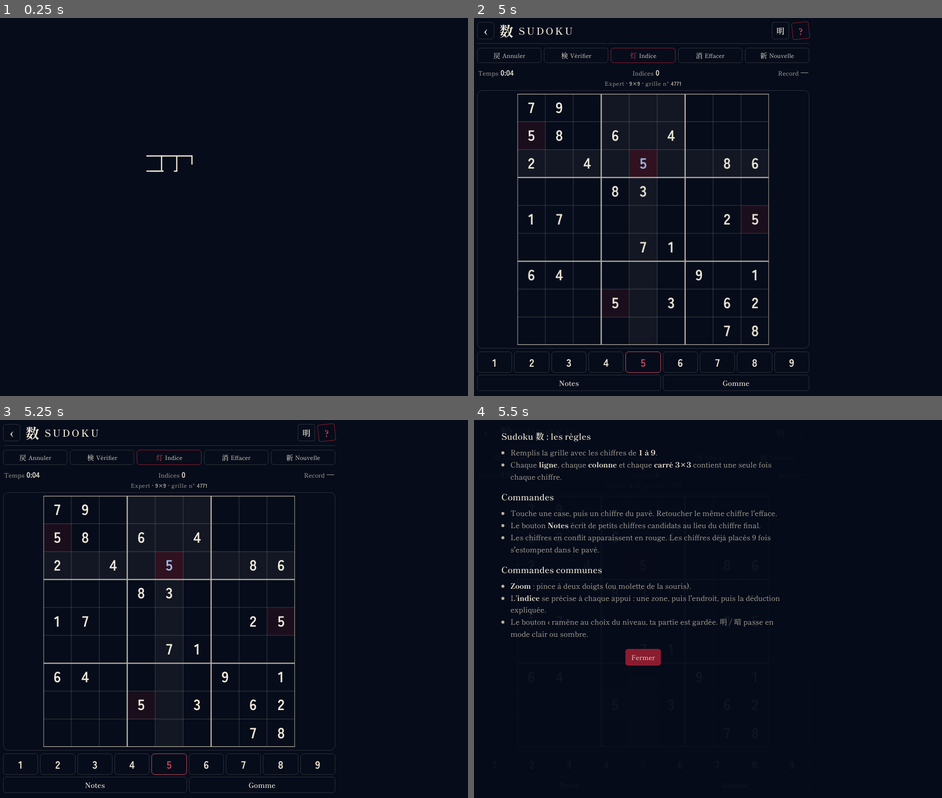
Above: before the commit, frames 1-4 (two rows, left to right).
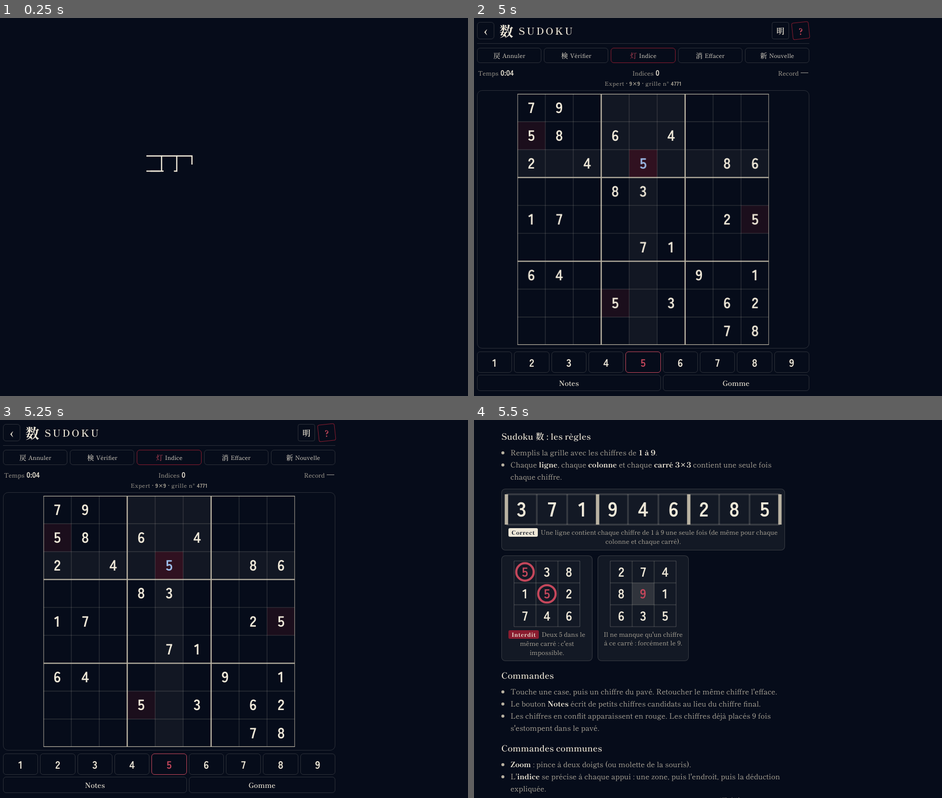
Above: after the commit, the same moments.

Repository: farahboudaoud-sketch/Sudoku
Game: browser game, page www/index.html
The game is run twice, just before and just after one commit, with the same random seed, the same clock (stepped at 60 frames per second) and the same inputs.
Inputs (mouse positions are in pixels of both pictures, inside the frame that each line leads up to):
- Up to frame 1 (0.25 s): no input
- Up to frame 2 (5 s): move the mouse to (642, 222) at 1.07 s; tap Ctrl every 0.5 s from 1.1 to 4.6 s; click (642, 248) at 1.27 s; move the mouse to (614, 191) at 1.67 s; click "極 Expert 9×9 · raisonnement p…" at 1.87 s; click "Notes" at 2.02 s; press the mouse at (693, 180) at 2.27 s; release the mouse at (642, 169) at 2.4 s; click "戻 Annuler" at 2.47 s; move the mouse to (679, 267) at 2.87 s; click "消 Effacer" at 3.07 s; move the mouse to (581, 282) at 3.47 s; click "検 Vérifier" at 3.67 s; press the mouse at (642, 169) at 4.07 s; release the mouse at (619, 305) at 4.2 s; click "8" at 4.27 s; click "Notes" at 4.52 s; move the mouse to (717, 233) at 4.67 s; click "5" at 4.87 s
- Up to frame 3 (5.25 s): tap Ctrl at 5.1 s
- Up to frame 4 (5.5 s): move the mouse to (567, 620) at 5.27 s; click "?" at 5.47 s

Frames 1-3 are identical in both runs. In frame 4, 7.5% of the frame differs, in the area x 5-67%, y 18-100%.

Commit message:
Règles illustrées : schémas « correct » et « interdit »
Co-Authored-By: Claude Opus 5.5 <noreply@anthropic.com>
Claude-Session: https://claude.ai/code/session_016j6hMFtTYNLkBSR13wAwat

Diff:
--- a/src/core.js
+++ b/src/core.js
@@ -13,6 +13,22 @@
 let G = null;              // current game module
 let st = null;             // current game state (saved)
 let inGame = false, undo = [], hint = null, flashWrong = null, won = false, fresh = null;
+
+
+// ---------- small illustrations for the rules ----------
+function ruleFig(inner, vw, vh, caption, mark, wide) {
+  const tag = mark === 'ok' ? '<b class="rk ok">Correct</b>' : mark === 'no' ? '<b class="rk no">Interdit</b>' : '';
+  return `<figure class="rfig${wide ? ' wide' : ''}"><svg viewBox="0 0 ${vw} ${vh}" aria-hidden="true">${inner}</svg><figcaption>${tag}${caption}</figcaption></figure>`;
+}
+function figGrid(W, H, s, x0, y0, bold) {
+  x0 = x0 || 0; y0 = y0 || 0;
+  let o = '';
+  for (let r = 0; r <= H; r++) o += `<line class="${bold && bold(r, 'r') ? 'fb' : 'fl'}" x1="${x0}" y1="${y0 + r * s}" x2="${x0 + W * s}" y2="${y0 + r * s}"/>`;
+  for (let c = 0; c <= W; c++) o += `<line class="${bold && bold(c, 'c') ? 'fb' : 'fl'}" x1="${x0 + c * s}" y1="${y0}" x2="${x0 + c * s}" y2="${y0 + H * s}"/>`;
+  return o;
+}
+const figNum = (x, y, n, cls, size) => `<text class="ft ${cls || ''}" x="${x}" y="${y + (size || 14) * 0.36}" style="font-size:${size || 14}px">${n}</text>`;
+const figFigs = (...f) => `<div class="rfigs">${f.join('')}</div>`;
 
 function fmt(ms) {
   const s = Math.floor(ms / 1000);
--- a/src/sudoku.js
+++ b/src/sudoku.js
@@ -244,12 +244,30 @@
     });
     document.getElementById('sdNotes').classList.toggle('on', notesMode);
   }
+  const FIGS = (() => {
+    const s = 18;
+    const row = [3, 7, 1, 9, 4, 6, 2, 8, 5];
+    let a = figGrid(9, 1, s, 0, 0, (k, t) => t === 'c' && k % 3 === 0);
+    row.forEach((d, k) => a += figNum(k * s + s / 2, s / 2, d, '', 12));
+    const box = [[5, 3, 8], [1, 5, 2], [7, 4, 6]];
+    let b = figGrid(3, 3, s * 1.4, 0, 0);
+    box.forEach((l, r) => l.forEach((d, c) => b += figNum(c * s * 1.4 + s * .7, r * s * 1.4 + s * .7, d, d === 5 ? 'r' : '', 15)));
+    b += `<circle class="frs" cx="${s * .7}" cy="${s * .7}" r="10"/><circle class="frs" cx="${s * 1.4 + s * .7}" cy="${s * 1.4 + s * .7}" r="10"/>`;
+    const box2 = [[2, 7, 4], [8, 0, 1], [6, 3, 5]];
+    let c = figGrid(3, 3, s * 1.4, 0, 0);
+    box2.forEach((l, r) => l.forEach((d, k) => { if (d) c += figNum(k * s * 1.4 + s * .7, r * s * 1.4 + s * .7, d, '', 15); }));
+    c += `<rect class="fh" x="${s * 1.4}" y="${s * 1.4}" width="${s * 1.4}" height="${s * 1.4}"/>` + figNum(s * 1.4 + s * .7, s * 1.4 + s * .7, 9, 'r', 15);
+    return figFigs(
+      ruleFig(a, 9 * s, s, 'Une ligne contient chaque chiffre de 1 à 9 une seule fois (de même pour chaque colonne et chaque carré).', 'ok', true),
+      ruleFig(b, 3 * s * 1.4, 3 * s * 1.4, 'Deux 5 dans le même carré : c\'est impossible.', 'no'),
+      ruleFig(c, 3 * s * 1.4, 3 * s * 1.4, 'Il ne manque qu\'un chiffre à ce carré : forcément le 9.'));
+  })();
   registerGame({
     id: 'sudoku', name: 'Sudoku', kanji: '数', winText: 'Grille complète',
     levels: LV,
     rules: `<h3 style="margin-top:0">Sudoku 数 : les règles</h3><ul>
       <li>Remplis la grille avec les chiffres de <b>1 à 9</b>.</li>
-      <li>Chaque <b>ligne</b>, chaque <b>colonne</b> et chaque <b>carré 3×3</b> contient une seule fois chaque chiffre.</li></ul>
+      <li>Chaque <b>ligne</b>, chaque <b>colonne</b> et chaque <b>carré 3×3</b> contient une seule fois chaque chiffre.</li></ul>${FIGS}
       <h3>Commandes</h3><ul>
       <li>Touche une case, puis un chiffre du pavé. Retoucher le même chiffre l'efface.</li>
       <li>Le bouton <b>Notes</b> écrit de petits chiffres candidats au lieu du chiffre final.</li>
--- a/src/template.html
+++ b/src/template.html
@@ -40,6 +40,7 @@
 .gl.b{stroke:var(--ink2);stroke-width:2.6}
 #pad{flex-shrink:0}
 body.arcade .actions{display:none}
+body.arcade #rulesCommon{display:none}
 body.arcade #win{background:var(--veil)}
 body.nohints #hintBtn,body.nohints #verifyBtn,body.nohints .stats .hc{display:none}
 #hintBox{display:none;margin-top:6px;min-height:0;border-left:3px solid var(--red);background:var(--tint);padding:7px 10px;border-radius:0 6px 6px 0;font-size:13.5px;line-height:1.45;align-items:center;gap:10px;justify-content:space-between;flex-shrink:0}
@@ -99,12 +100,34 @@
 #winRecord{color:var(--red2)!important}
 #loading{position:absolute;inset:0;display:none;place-items:center;color:var(--ink2);font-size:14px;letter-spacing:.1em;background:var(--navy2);z-index:3}
 #loading.on{display:grid}
-#rules{position:fixed;inset:0;z-index:10;background:var(--veil2);display:none;overflow:auto;padding:calc(20px + env(safe-area-inset-top)) 20px 20px}
+#rules{position:fixed;inset:0;z-index:10;background:var(--navy2);display:none;overflow:auto;padding:calc(20px + env(safe-area-inset-top)) 20px 20px}
 #rules.on{display:block}
 .rulescard{max-width:560px;margin:0 auto;font-size:14.5px;line-height:1.65;color:var(--ink2)}
 .rulescard h3{margin:14px 0 6px;color:var(--ink);font-weight:600;font-size:17px}
 .rulescard ul{margin:0;padding-left:18px}
 .rulescard b{color:var(--ink)}
+.rfigs{display:grid;grid-template-columns:repeat(auto-fit,minmax(150px,1fr));gap:10px;margin:12px 0 6px}
+.rfig{margin:0;border:1px solid var(--ink3);border-radius:8px;padding:10px 8px 8px;text-align:center;background:var(--tint)}
+.rfig.wide{grid-column:1/-1}
+.rfig.wide svg{max-height:60px}
+.rfig svg{width:100%;height:auto;max-height:130px;display:block;margin:0 auto 6px;overflow:visible}
+.rfig figcaption{font-size:12.5px;line-height:1.4;color:var(--ink2)}
+.rk{display:inline-block;font-size:11px;letter-spacing:.06em;margin-right:5px;padding:1px 6px;border-radius:3px}
+.rk.ok{background:var(--ink);color:var(--navy2)}
+.rk.no{background:var(--red);color:var(--paper)}
+.rfig .fl{stroke:var(--ink3);stroke-width:1}
+.rfig .fb{stroke:var(--ink2);stroke-width:2}
+.rfig .fi{fill:var(--ink)}
+.rfig .fn{fill:var(--navy2)}
+.rfig .fh{fill:var(--ink);fill-opacity:.13}
+.rfig .fr{fill:var(--red2)}
+.rfig .frs{stroke:var(--red2);fill:none;stroke-width:2.5}
+.rfig .fs{stroke:var(--ink);fill:none;stroke-width:2.2;stroke-linecap:round}
+.rfig .fd{stroke:var(--ink2);fill:none;stroke-width:1.5;stroke-dasharray:3 3}
+.rfig .ft{fill:var(--ink);font-family:'Chiffres',sans-serif;font-weight:700;text-anchor:middle}
+.rfig .ft.n{fill:var(--navy2)}
+.rfig .ft.r{fill:var(--red2)}
+.rfig .ft.m{fill:var(--ink2)}
 #intro{position:fixed;inset:0;z-index:20;background:var(--navy2);display:grid;place-items:center;transition:opacity .6s ease}
 #intro.out{opacity:0;pointer-events:none}
 #intro svg{width:min(70vw,300px);height:auto;overflow:visible}
@@ -188,12 +211,12 @@
 </div>
 <div id="rules"><div class="rulescard">
   <div id="rulesBody"></div>
-  <h3>Commandes communes</h3>
+  <div id="rulesCommon"><h3>Commandes communes</h3>
   <ul>
     <li><b>Zoom</b> : pince à deux doigts (ou molette de la souris).</li>
     <li>L'<b>indice</b> se précise à chaque appui : une zone, puis l'endroit, puis la déduction expliquée.</li>
     <li>Le bouton ‹ ramène au choix du niveau, ta partie est gardée. 明 / 暗 passe en mode clair ou sombre.</li>
-  </ul>
+  </ul></div>
   <p style="text-align:center;margin-top:18px"><button class="small" id="rulesClose">Fermer</button></p>
 </div></div>
 <script>
--- a/www/index.html
+++ b/www/index.html
@@ -47,6 +47,7 @@
 .gl.b{stroke:var(--ink2);stroke-width:2.6}
 #pad{flex-shrink:0}
 body.arcade .actions{display:none}
+body.arcade #rulesCommon{display:none}
 body.arcade #win{background:var(--veil)}
 body.nohints #hintBtn,body.nohints #verifyBtn,body.nohints .stats .hc{display:none}
 #hintBox{display:none;margin-top:6px;min-height:0;border-left:3px solid var(--red);background:var(--tint);padding:7px 10px;border-radius:0 6px 6px 0;font-size:13.5px;line-height:1.45;align-items:center;gap:10px;justify-content:space-between;flex-shrink:0}
@@ -106,12 +107,34 @@
 #winRecord{color:var(--red2)!important}
 #loading{position:absolute;inset:0;display:none;place-items:center;color:var(--ink2);font-size:14px;letter-spacing:.1em;background:var(--navy2);z-index:3}
 #loading.on{display:grid}
-#rules{position:fixed;inset:0;z-index:10;background:var(--veil2);display:none;overflow:auto;padding:calc(20px + env(safe-area-inset-top)) 20px 20px}
+#rules{position:fixed;inset:0;z-index:10;background:var(--navy2);display:none;overflow:auto;padding:calc(20px + env(safe-area-inset-top)) 20px 20px}
 #rules.on{display:block}
 .rulescard{max-width:560px;margin:0 auto;font-size:14.5px;line-height:1.65;color:var(--ink2)}
 .rulescard h3{margin:14px 0 6px;color:var(--ink);font-weight:600;font-size:17px}
 .rulescard ul{margin:0;padding-left:18px}
 .rulescard b{color:var(--ink)}
+.rfigs{display:grid;grid-template-columns:repeat(auto-fit,minmax(150px,1fr));gap:10px;margin:12px 0 6px}
+.rfig{margin:0;border:1px solid var(--ink3);border-radius:8px;padding:10px 8px 8px;text-align:center;background:var(--tint)}
+.rfig.wide{grid-column:1/-1}
+.rfig.wide svg{max-height:60px}
+.rfig svg{width:100%;height:auto;max-height:130px;display:block;margin:0 auto 6px;overflow:visible}
+.rfig figcaption{font-size:12.5px;line-height:1.4;color:var(--ink2)}
+.rk{display:inline-block;font-size:11px;letter-spacing:.06em;margin-right:5px;padding:1px 6px;border-radius:3px}
+.rk.ok{background:var(--ink);color:var(--navy2)}
+.rk.no{background:var(--red);color:var(--paper)}
+.rfig .fl{stroke:var(--ink3);stroke-width:1}
+.rfig .fb{stroke:var(--ink2);stroke-width:2}
+.rfig .fi{fill:var(--ink)}
+.rfig .fn{fill:var(--navy2)}
+.rfig .fh{fill:var(--ink);fill-opacity:.13}
+.rfig .fr{fill:var(--red2)}
+.rfig .frs{stroke:var(--red2);fill:none;stroke-width:2.5}
+.rfig .fs{stroke:var(--ink);fill:none;stroke-width:2.2;stroke-linecap:round}
+.rfig .fd{stroke:var(--ink2);fill:none;stroke-width:1.5;stroke-dasharray:3 3}
+.rfig .ft{fill:var(--ink);font-family:'Chiffres',sans-serif;font-weight:700;text-anchor:middle}
+.rfig .ft.n{fill:var(--navy2)}
+.rfig .ft.r{fill:var(--red2)}
+.rfig .ft.m{fill:var(--ink2)}
 #intro{position:fixed;inset:0;z-index:20;background:var(--navy2);display:grid;place-items:center;transition:opacity .6s ease}
 #intro.out{opacity:0;pointer-events:none}
 #intro svg{width:min(70vw,300px);height:auto;overflow:visible}
@@ -214,12 +237,12 @@
 </div>
 <div id="rules"><div class="rulescard">
   <div id="rulesBody"></div>
-  <h3>Commandes communes</h3>
+  <div id="rulesCommon"><h3>Commandes communes</h3>
   <ul>
     <li><b>Zoom</b> : pince à deux doigts (ou molette de la souris).</li>
     <li>L'<b>indice</b> se précise à chaque appui : une zone, puis l'endroit, puis la déduction expliquée.</li>
     <li>Le bouton ‹ ramène au choix du niveau, ta partie est gardée. 明 / 暗 passe en mode clair ou sombre.</li>
-  </ul>
+  </ul></div>
   <p style="text-align:center;margin-top:18px"><button class="small" id="rulesClose">Fermer</button></p>
 </div></div>
 <script>
@@ -238,6 +261,22 @@
 let G = null;              // current game module
 let st = null;             // current game state (saved)
 let inGame = false, undo = [], hint = null, flashWrong = null, won = false, fresh = null;
+
+
+// ---------- small illustrations for the rules ----------
+function ruleFig(inner, vw, vh, caption, mark, wide) {
+  const tag = mark === 'ok' ? '<b class="rk ok">Correct</b>' : mark === 'no' ? '<b class="rk no">Interdit</b>' : '';
+  return `<figure class="rfig${wide ? ' wide' : ''}"><svg viewBox="0 0 ${vw} ${vh}" aria-hidden="true">${inner}</svg><figcaption>${tag}${caption}</figcaption></figure>`;
+}
+function figGrid(W, H, s, x0, y0, bold) {
+  x0 = x0 || 0; y0 = y0 || 0;
+  let o = '';
+  for (let r = 0; r <= H; r++) o += `<line class="${bold && bold(r, 'r') ? 'fb' : 'fl'}" x1="${x0}" y1="${y0 + r * s}" x2="${x0 + W * s}" y2="${y0 + r * s}"/>`;
+  for (let c = 0; c <= W; c++) o += `<line class="${bold && bold(c, 'c') ? 'fb' : 'fl'}" x1="${x0 + c * s}" y1="${y0}" x2="${x0 + c * s}" y2="${y0 + H * s}"/>`;
+  return o;
+}
+const figNum = (x, y, n, cls, size) => `<text class="ft ${cls || ''}" x="${x}" y="${y + (size || 14) * 0.36}" style="font-size:${size || 14}px">${n}</text>`;
+const figFigs = (...f) => `<div class="rfigs">${f.join('')}</div>`;
 
 function fmt(ms) {
   const s = Math.floor(ms / 1000);
@@ -896,12 +935,30 @@
     });
     document.getElementById('sdNotes').classList.toggle('on', notesMode);
   }
+  const FIGS = (() => {
+    const s = 18;
+    const row = [3, 7, 1, 9, 4, 6, 2, 8, 5];
+    let a = figGrid(9, 1, s, 0, 0, (k, t) => t === 'c' && k % 3 === 0);
+    row.forEach((d, k) => a += figNum(k * s + s / 2, s / 2, d, '', 12));
+    const box = [[5, 3, 8], [1, 5, 2], [7, 4, 6]];
+    let b = figGrid(3, 3, s * 1.4, 0, 0);
+    box.forEach((l, r) => l.forEach((d, c) => b += figNum(c * s * 1.4 + s * .7, r * s * 1.4 + s * .7, d, d === 5 ? 'r' : '', 15)));
+    b += `<circle class="frs" cx="${s * .7}" cy="${s * .7}" r="10"/><circle class="frs" cx="${s * 1.4 + s * .7}" cy="${s * 1.4 + s * .7}" r="10"/>`;
+    const box2 = [[2, 7, 4], [8, 0, 1], [6, 3, 5]];
+    let c = figGrid(3, 3, s * 1.4, 0, 0);
+    box2.forEach((l, r) => l.forEach((d, k) => { if (d) c += figNum(k * s * 1.4 + s * .7, r * s * 1.4 + s * .7, d, '', 15); }));
+    c += `<rect class="fh" x="${s * 1.4}" y="${s * 1.4}" width="${s * 1.4}" height="${s * 1.4}"/>` + figNum(s * 1.4 + s * .7, s * 1.4 + s * .7, 9, 'r', 15);
+    return figFigs(
+      ruleFig(a, 9 * s, s, 'Une ligne contient chaque chiffre de 1 à 9 une seule fois (de même pour chaque colonne et chaque carré).', 'ok', true),
+      ruleFig(b, 3 * s * 1.4, 3 * s * 1.4, 'Deux 5 dans le même carré : c\'est impossible.', 'no'),
+      ruleFig(c, 3 * s * 1.4, 3 * s * 1.4, 'Il ne manque qu\'un chiffre à ce carré : forcément le 9.'));
+  })();
   registerGame({
     id: 'sudoku', name: 'Sudoku', kanji: '数', winText: 'Grille complète',
     levels: LV,
     rules: `<h3 style="margin-top:0">Sudoku 数 : les règles</h3><ul>
       <li>Remplis la grille avec les chiffres de <b>1 à 9</b>.</li>
-      <li>Chaque <b>ligne</b>, chaque <b>colonne</b> et chaque <b>carré 3×3</b> contient une seule fois chaque chiffre.</li></ul>
+      <li>Chaque <b>ligne</b>, chaque <b>colonne</b> et chaque <b>carré 3×3</b> contient une seule fois chaque chiffre.</li></ul>${FIGS}
       <h3>Commandes</h3><ul>
       <li>Touche une case, puis un chiffre du pavé. Retoucher le même chiffre l'efface.</li>
       <li>Le bouton <b>Notes</b> écrit de petits chiffres candidats au lieu du chiffre final.</li>
